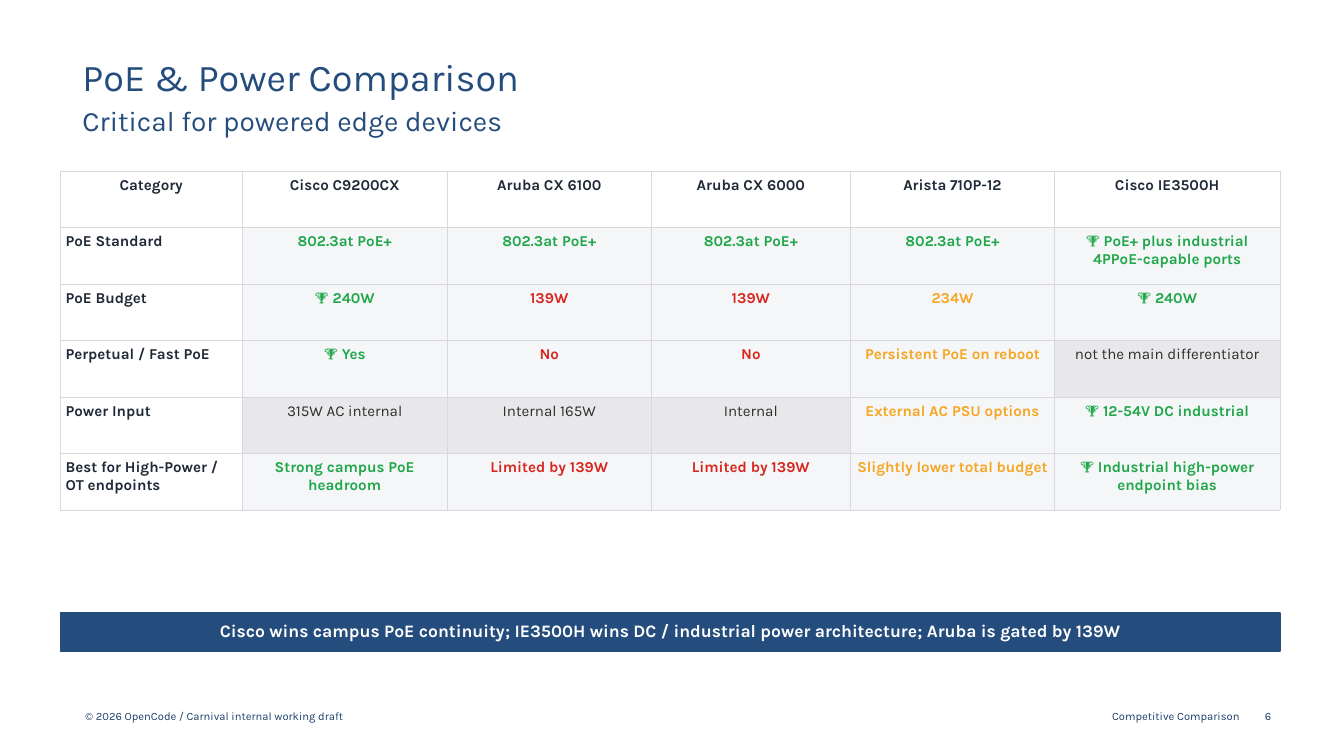
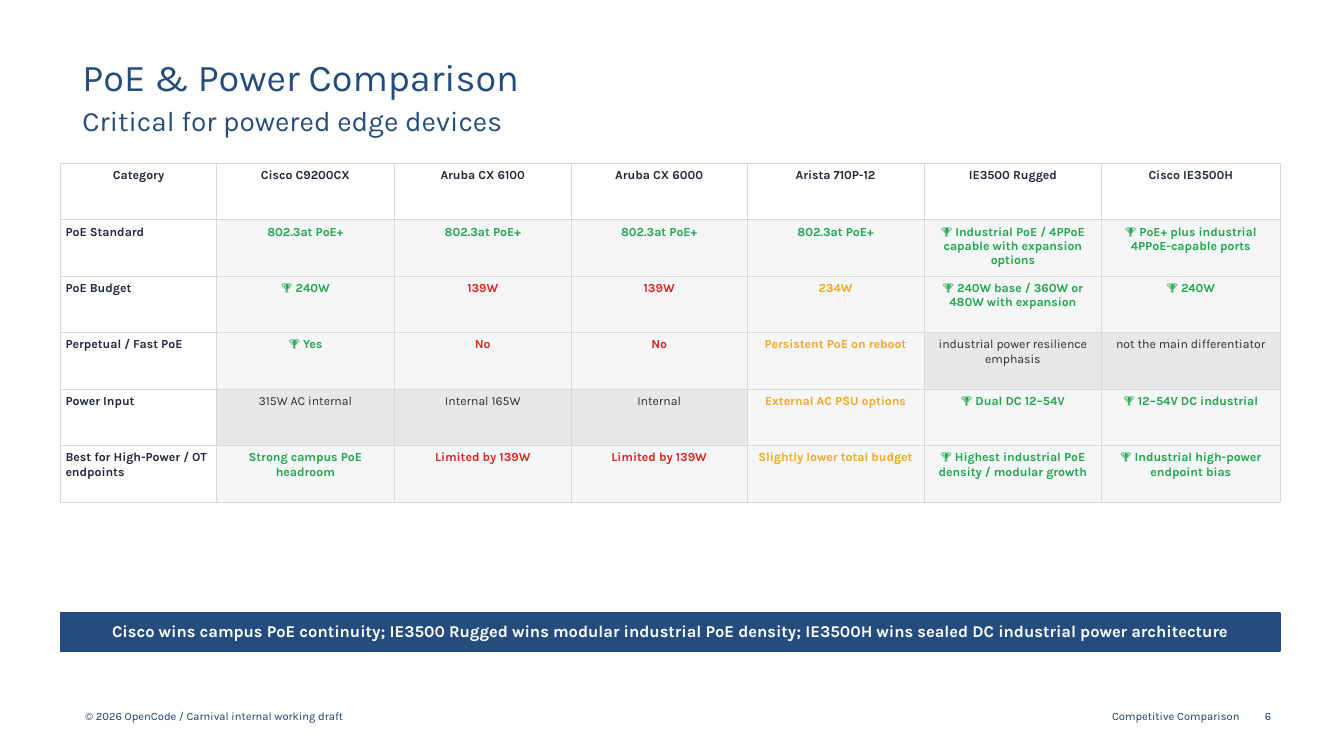
Before and after one commit to 91ped24-sketch/Comparaciones, a slide deck: slide 6 of expanded_master_c9200cx_competitive_comparison.pptx. Drawn at 1344x756 pixels with LibreOffice and Linux fonts; fonts in the diff are those of the drawing. Boxes give left, top, right and bottom in pixels: in the first picture for what was removed or moved away, otherwise in the second. Text is boxed around its words. In the diff, an @@ line names an element or a change of style, - is before the commit and + after.

Commit message:
Add IE3500 Rugged

```diff
--- a/expanded_master_c9200cx_competitive_comparison.pptx
+++ b/expanded_master_c9200cx_competitive_comparison.pptx
@@ table at <box>60,163,1280,483</box> @@
-column 6: Cisco IE3500H | 🏆 PoE+ plus industrial 4PPoE-capable ports | 🏆 240W | not the main differentiator | 🏆 12-54V DC industrial | 🏆 Industrial high-power endpoint bias
+column 6: IE3500 Rugged | 🏆 Industrial PoE / 4PPoE capable with expansion options | 🏆 240W base / 360W or 480W with expansion | industrial power resilience emphasis | 🏆 Dual DC 12–54V | 🏆 Highest industrial PoE density / modular growth
+column 7: Cisco IE3500H | 🏆 PoE+ plus industrial 4PPoE-capable ports | 🏆 240W | not the main differentiator | 🏆 12–54V DC industrial | 🏆 Industrial high-power endpoint bias
@@ table: place and size @@
-table at <box>60,171,1280,498</box>
+table at <box>60,163,1280,483</box>
@@ text at <box>112,625,1227,641</box>: text changed; size 12.5 to 11.8 pt @@
-Cisco wins campus PoE continuity; IE3500H wins DC / industrial power architecture; Aruba is gated by 139W
+Cisco wins campus PoE continuity; IE3500 Rugged wins modular industrial PoE density; IE3500H wins sealed DC industrial power architecture
```
Also in this commit, not shown: 13 other slides changed, 1 other file.
